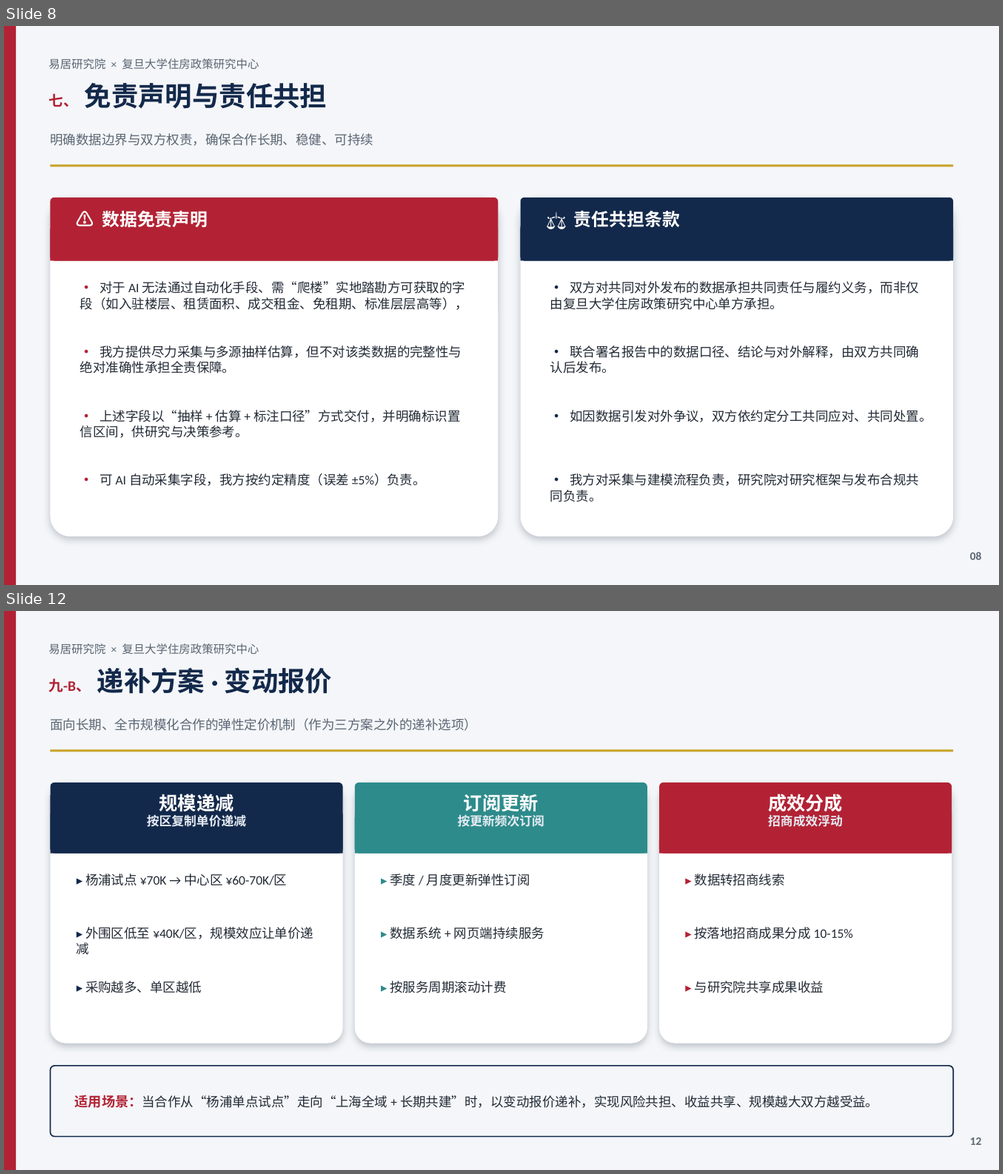
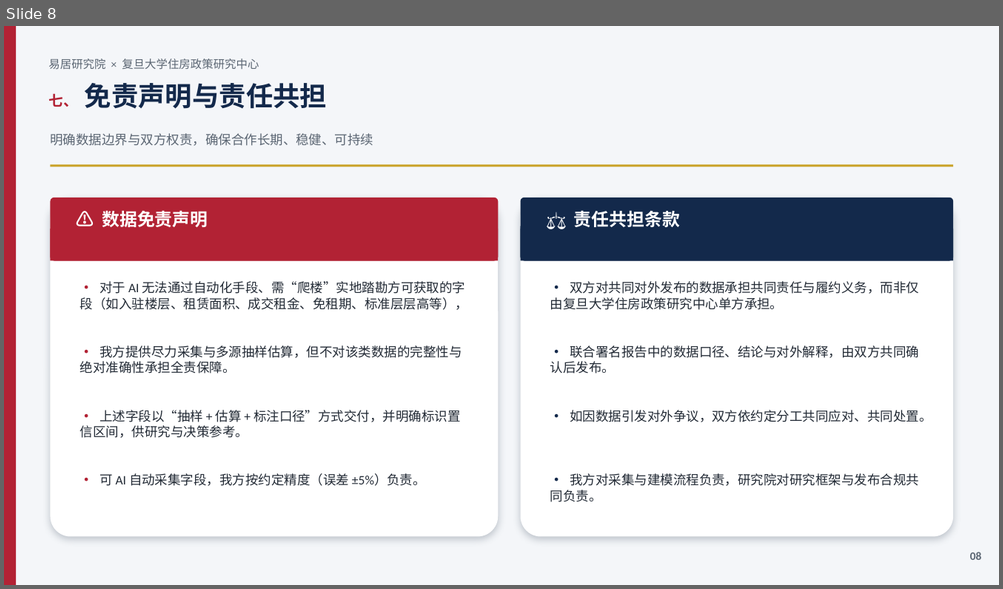
Before and after one commit to hujigang2010-maker/AIDEN, a slide deck: 易居研究院_复旦大学住房政策研究中心_合作方案.pptx. Shown one above the other, each under a label of ours: slides 8 and 12 before the commit, slide 8 after it; the slides between them are not shown. The pictures are 1003x1174 and 1003x589 pixels, drawn with LibreOffice and Linux fonts; fonts in the diff are those of the drawing. Boxes give left, top, right and bottom in pixels: in the first picture for what was removed or moved away, otherwise in the second. Text is boxed around its words. In the diff, an @@ line names an element or a change of style, - is before the commit and + after.

```diff
--- a/易居研究院_复旦大学住房政策研究中心_合作方案.pptx
+++ b/易居研究院_复旦大学住房政策研究中心_合作方案.pptx
@@ slide 12 removed at (x1=4, y1=611, x2=999, y2=1170), background #FFFFFF @@
@@ rectangle removed at (x1=4, y1=611, x2=999, y2=1170) @@
@@ rectangle removed at (x1=4, y1=611, x2=16, y2=1170) @@
@@ text removed at (x1=48, y1=644, x2=259, y2=654) @@
-易居研究院 × 复旦大学住房政策研究中心
@@ text removed at (x1=48, y1=667, x2=333, y2=694) @@
-九-B、 递补方案 · 变动报价
@@ text removed at (x1=50, y1=718, x2=477, y2=731) @@
-面向长期、全市规模化合作的弹性定价机制（作为三方案之外的递补选项）
@@ rectangle removed at (x1=51, y1=750, x2=953, y2=752) @@
@@ rounded rectangle removed at (x1=51, y1=783, x2=343, y2=1044) @@
@@ rounded rectangle removed at (x1=51, y1=783, x2=343, y2=854) @@
@@ rounded rectangle removed at (x1=355, y1=783, x2=647, y2=1044) @@
@@ rounded rectangle removed at (x1=355, y1=783, x2=647, y2=854) @@
@@ rounded rectangle removed at (x1=659, y1=783, x2=951, y2=1044) @@
@@ rounded rectangle removed at (x1=659, y1=783, x2=951, y2=854) @@
@@ text removed at (x1=147, y1=794, x2=246, y2=827) @@
-规模递减
-按区复制单价递减
@@ text removed at (x1=458, y1=794, x2=544, y2=827) @@
-订阅更新
-按更新频次订阅
@@ text removed at (x1=768, y1=794, x2=842, y2=827) @@
-成效分成
-招商成效浮动
@@ rectangle removed at (x1=51, y1=814, x2=343, y2=854) @@
@@ rectangle removed at (x1=355, y1=814, x2=647, y2=854) @@
@@ rectangle removed at (x1=659, y1=814, x2=951, y2=854) @@
@@ text removed at (x1=85, y1=874, x2=287, y2=886) @@
-▸ 杨浦试点 ¥70K → 中心区 ¥60-70K/区
@@ text removed at (x1=390, y1=874, x2=530, y2=886) @@
-▸ 季度 / 月度更新弹性订阅
@@ text removed at (x1=694, y1=874, x2=785, y2=886) @@
-▸ 数据转招商线索
@@ text removed at (x1=77, y1=927, x2=313, y2=955) @@
-▸ 外围区低至 ¥40K/区，规模效应让单价递减
@@ text removed at (x1=390, y1=927, x2=544, y2=940) @@
-▸ 数据系统 + 网页端持续服务
@@ text removed at (x1=694, y1=927, x2=853, y2=940) @@
-▸ 按落地招商成果分成 10-15%
@@ text removed at (x1=85, y1=981, x2=202, y2=994) @@
-▸ 采购越多、单区越低
@@ text removed at (x1=390, y1=981, x2=506, y2=994) @@
-▸ 按服务周期滚动计费
@@ text removed at (x1=694, y1=981, x2=824, y2=994) @@
-▸ 与研究院共享成果收益
@@ rounded rectangle removed at (x1=51, y1=1066, x2=953, y2=1137) @@
@@ text removed at (x1=75, y1=1095, x2=878, y2=1108) @@
-适用场景：当合作从“杨浦单点试点”走向“上海全域 + 长期共建”时，以变动报价递补，实现风险共担、收益共享、规模越大双方越受益。
@@ text removed at (x1=970, y1=1138, x2=982, y2=1145) @@
-12
```
Also in this commit, not shown: 6 slides changed, 1 slide added, 3 other slides removed, 1 other file.
